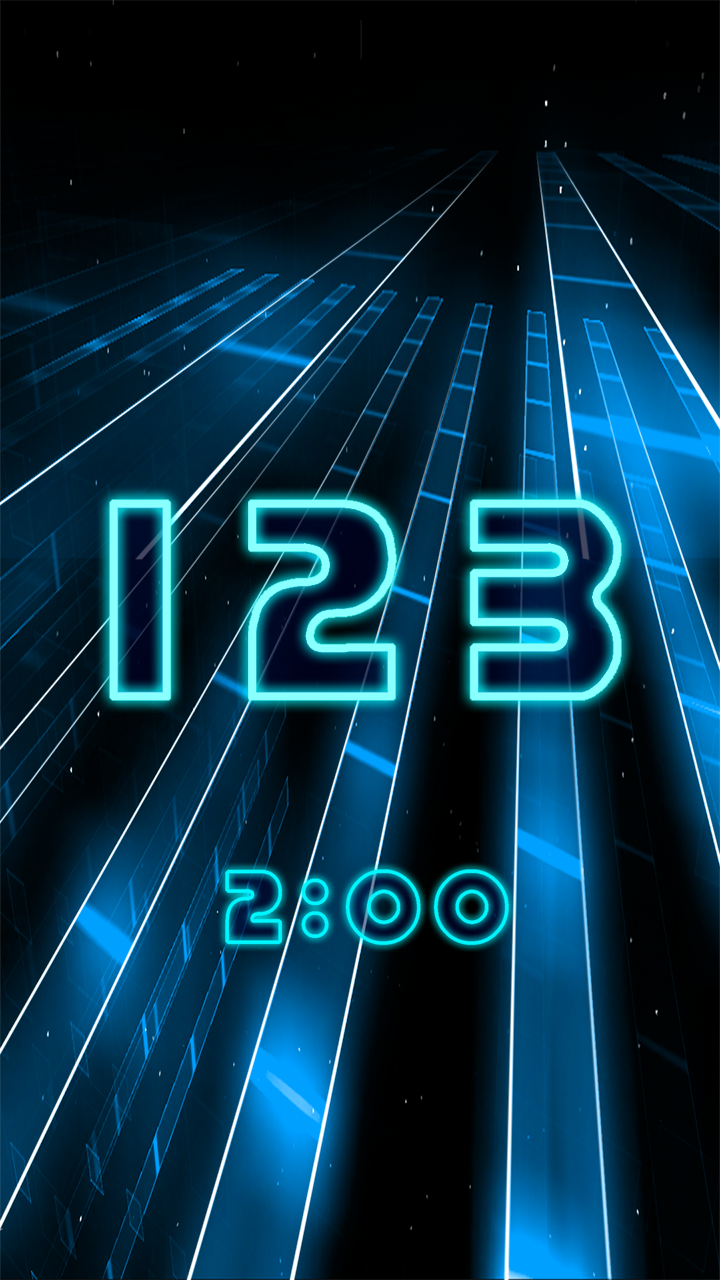
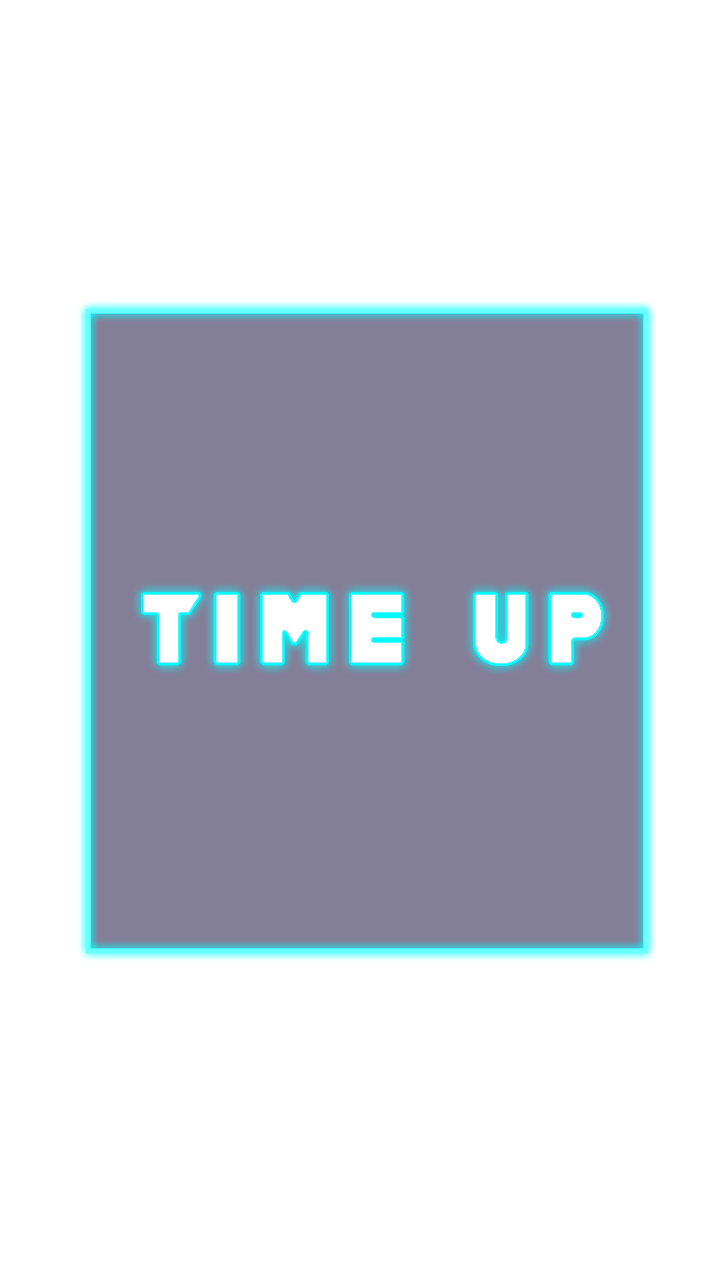
Layered file, before and after one edit (720px x 1280px). Changes by layer:
added group "Group 1" with 8 layers above "123200" over (0, 300, 689, 962)
added layer "Layer 7" in group "Group 1" over (143, 594, 602, 664)
added layer "time up copy 2" in group "Group 1" over (141, 592, 604, 666)
added layer "time up copy" in group "Group 1" over (141, 592, 604, 666)
added layer "Layer 5 copy" (screen) in group "Group 1" over (77, 300, 657, 962)
added layer "Layer 5" in group "Group 1" over (86, 309, 648, 953)
added layer "Layer 6" (50%) in group "Group 1" over (90, 313, 644, 949)
moved "2:00 copy 2" into group "123200" over (217, 861, 517, 953)
moved "3" into group "123200" over (456, 486, 635, 714)
moved "2" into group "123200" over (234, 486, 410, 714)
moved "1" into group "123200" over (96, 486, 185, 714)
moved "Layer 0" into group "Group 2" over (0, 0, 720, 1280)
